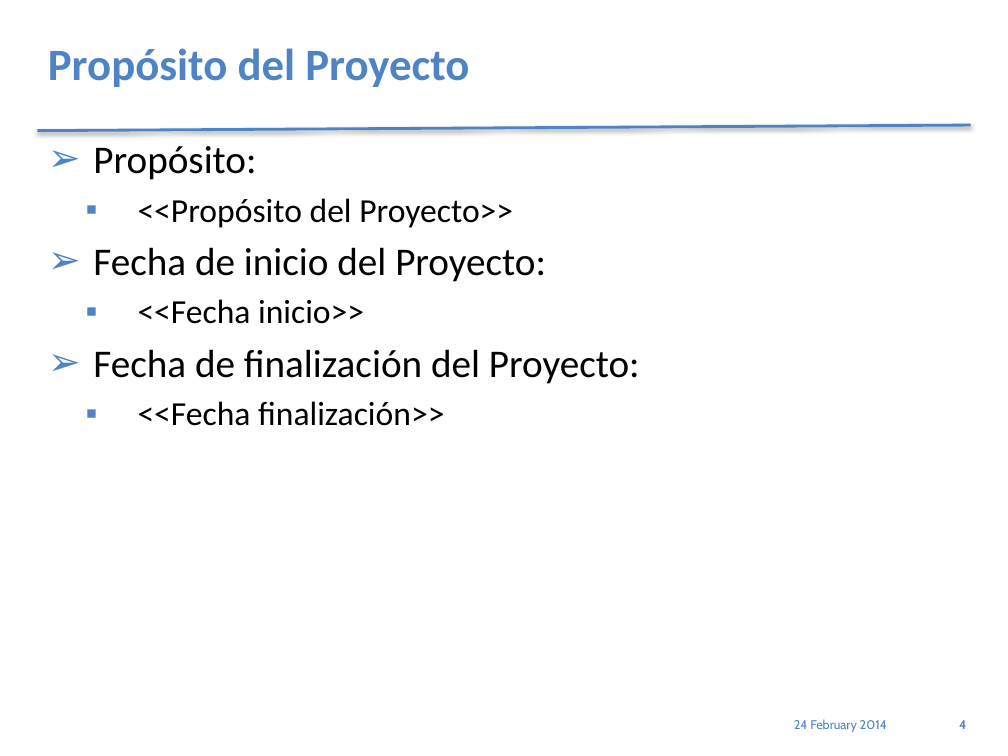
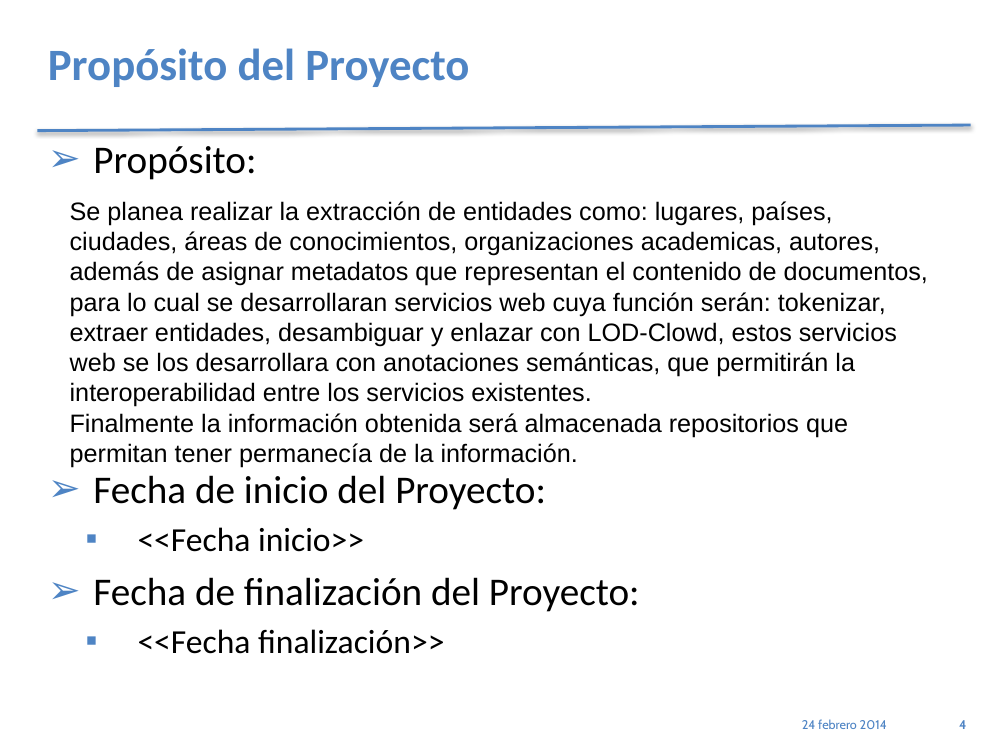
Before and after one commit to jholoc/proyectoScrapy, a slide deck: slide 4 of PlantillaPresetnacionPracticum_4.1.pptx. Drawn at 1008x756 pixels with LibreOffice and Linux fonts; fonts in the diff are those of the drawing. Boxes give left, top, right and bottom in pixels: in the first picture for what was removed or moved away, otherwise in the second. Text is boxed around its words. In the diff, an @@ line names an element or a change of style, - is before the commit and + after.

```diff
--- a/PlantillaPresetnacionPracticum_4.1.pptx
+++ b/PlantillaPresetnacionPracticum_4.1.pptx
@@ text added at <box>70,201,928,467</box>, 18 pt, text #000000 @@
+Se planea realizar la extracción de entidades como: lugares, países, ciudades, áreas de conocimientos, organizaciones academicas, autores, además de asignar metadatos que representan el contenido de documentos, para lo cual se desarrollaran servicios web cuya función serán: tokenizar, extraer entidades, desambiguar y enlazar con LOD-Clowd, estos servicios web se los desarrollara con anotaciones semánticas, que permitirán la interoperabilidad entre los servicios existentes.
+Finalmente la información obtenida será almacenada repositorios que permitan tener permanecía de la información.
@@ text at <box>138,198,513,228</box>: paragraph removed @@
-  ▪ <<Propósito del Proyecto>>
@@ text at <box>802,719,887,729</box>: text changed @@
-24 February 2014
+24 febrero 2014
```
Also in this commit, not shown: 11 other slides changed.
